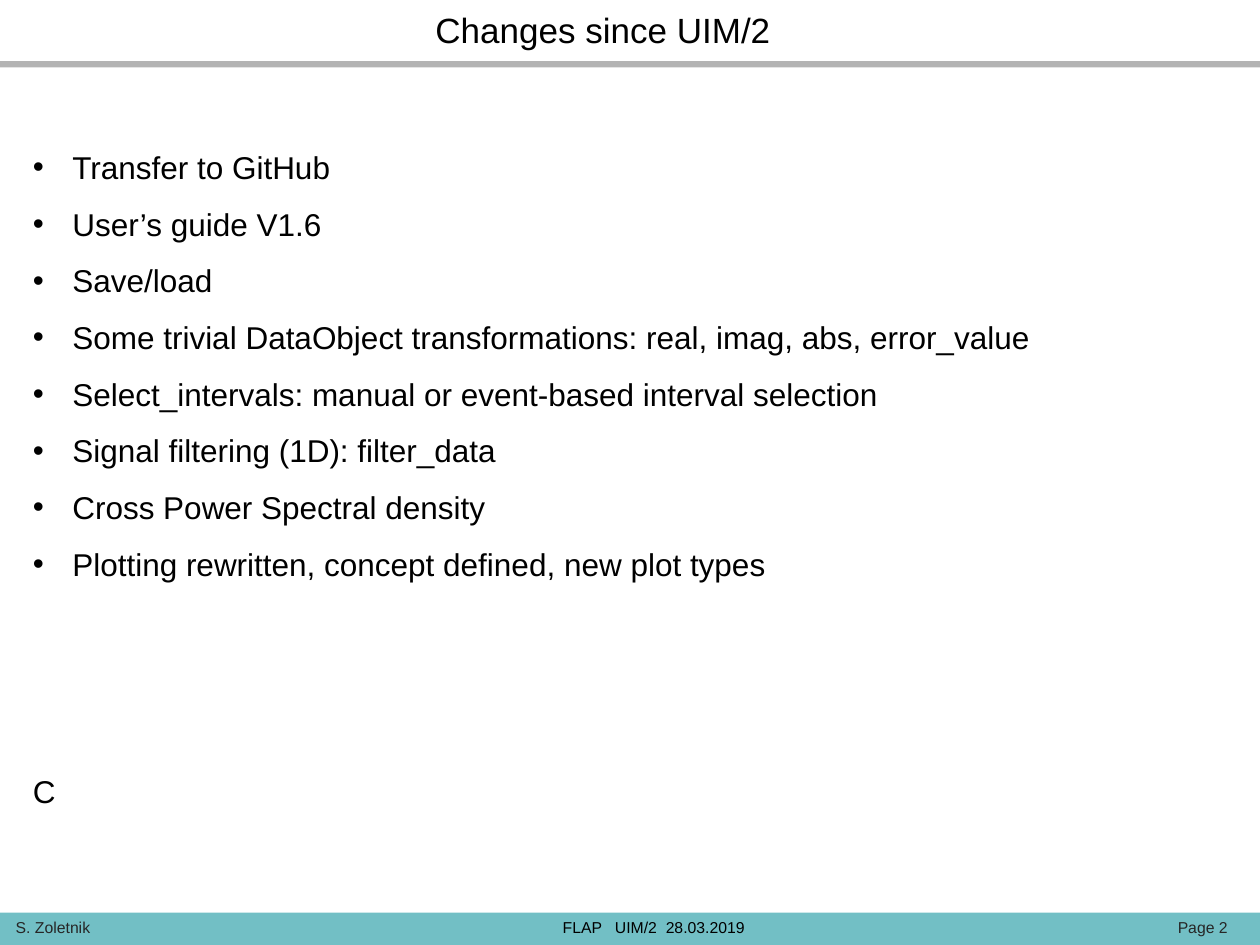
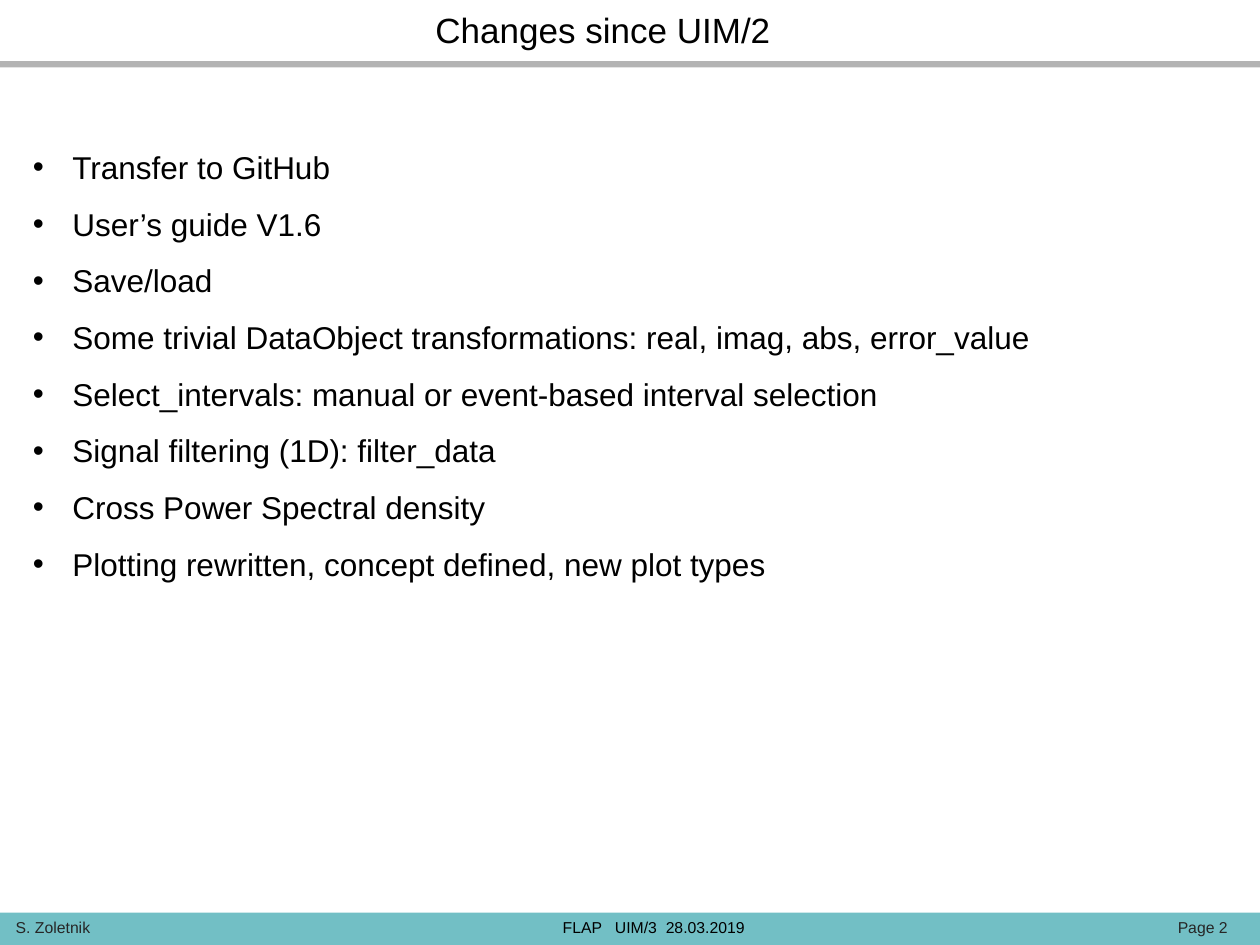
Before and after one commit to fusion-flap/flap, a slide deck: slide 2 of docs/FLAP_UIM3_20190603.pptx. Drawn at 1260x945 pixels with LibreOffice and Linux fonts; fonts in the diff are those of the drawing; background and template pictures are left out. Boxes give left, top, right and bottom in pixels: in the first picture for what was removed or moved away, otherwise in the second. Text is boxed around its words. In the diff, an @@ line names an element or a change of style, - is before the commit and + after.

```diff
--- a/docs/FLAP_UIM3_20190603.pptx
+++ b/docs/FLAP_UIM3_20190603.pptx
@@ text at (33, 781, 56, 804): paragraph removed @@
-C
@@ text at (16, 921, 1228, 936): text changed @@
-S. Zoletnik FLAP UIM/2 28.03.2019 Page 2
+S. Zoletnik FLAP UIM/3 28.03.2019 Page 2
```
Also in this commit, not shown: 2 other slides changed, 8 other files.
